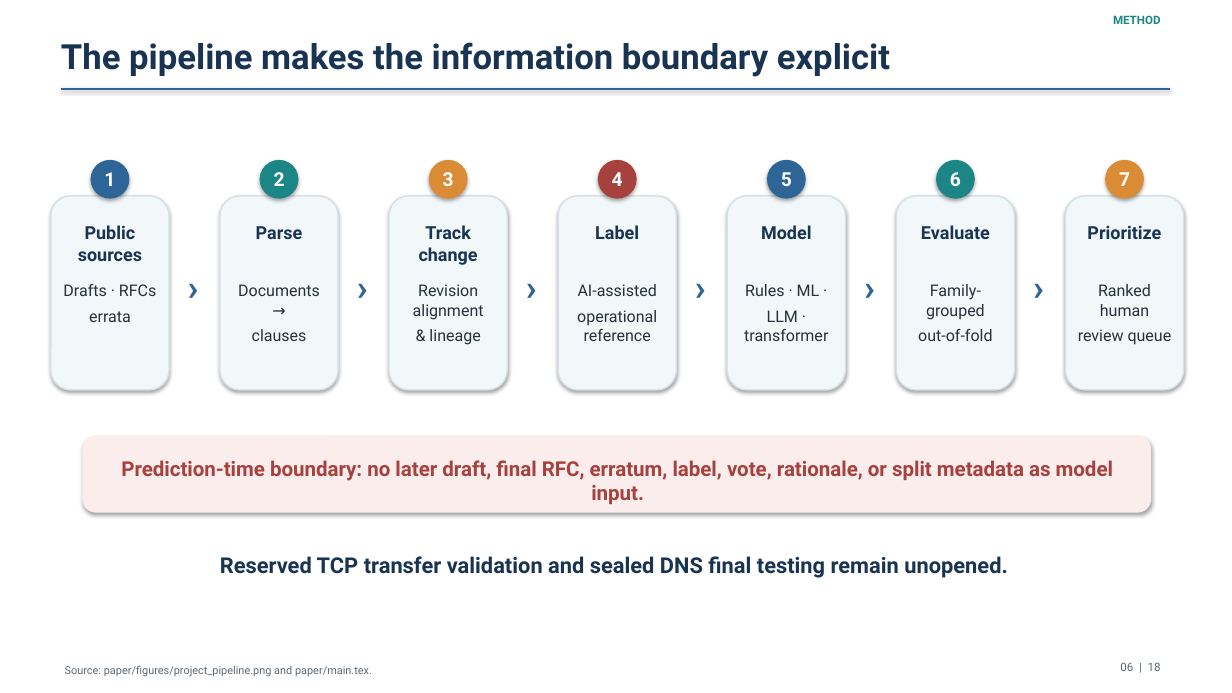
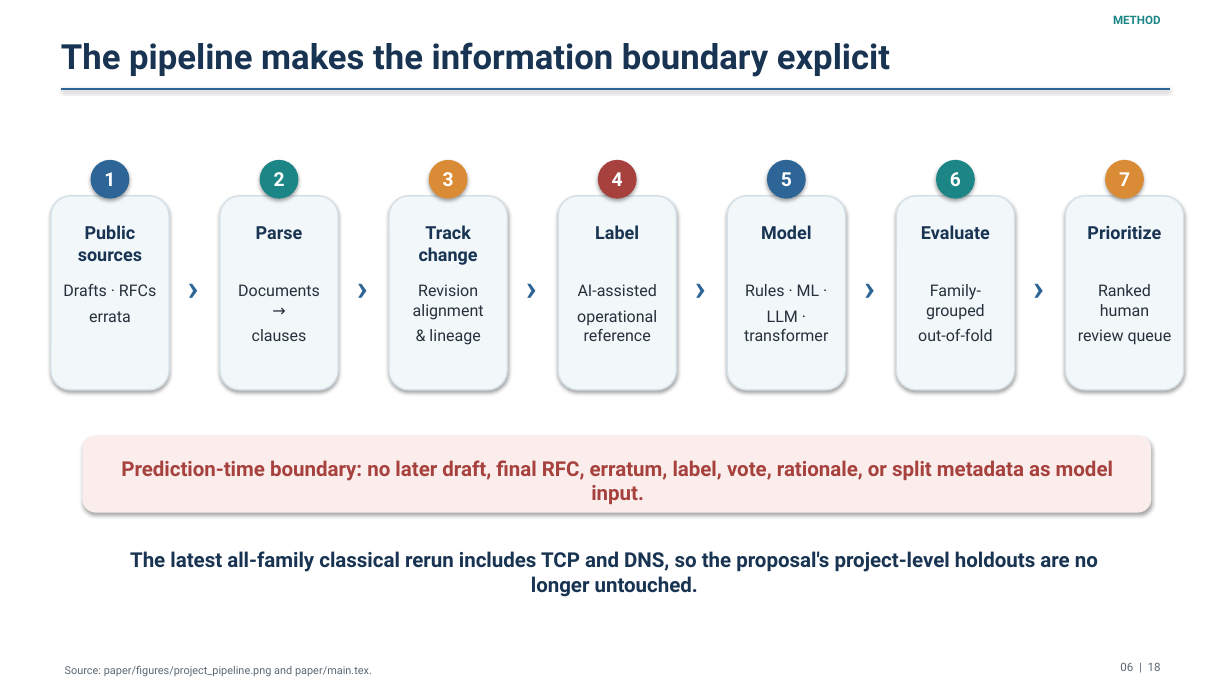
Before and after one commit to osama-elkhuriby/ietf-ambiguity-detection, a slide deck: slide 6 of paper/presentation/ietf_ambiguity_detection_presentation.pptx. Drawn at 1232x693 pixels with LibreOffice and Linux fonts; fonts in the diff are those of the drawing. Boxes give left, top, right and bottom in pixels: in the first picture for what was removed or moved away, otherwise in the second. Text is boxed around its words. In the diff, an @@ line names an element or a change of style, - is before the commit and + after.

```diff
--- a/paper/presentation/ietf_ambiguity_detection_presentation.pptx
+++ b/paper/presentation/ietf_ambiguity_detection_presentation.pptx
@@ text at (x1=130, y1=551, x2=1098, y2=597): text changed; size 17 to 16 pt @@
-Reserved TCP transfer validation and sealed DNS final testing remain unopened.
+The latest all-family classical rerun includes TCP and DNS, so the proposal's project-level holdouts are no longer untouched.
```
Also in this commit, not shown: 7 other slides changed, 2 slides added, 2 slides removed, 29 other files.
